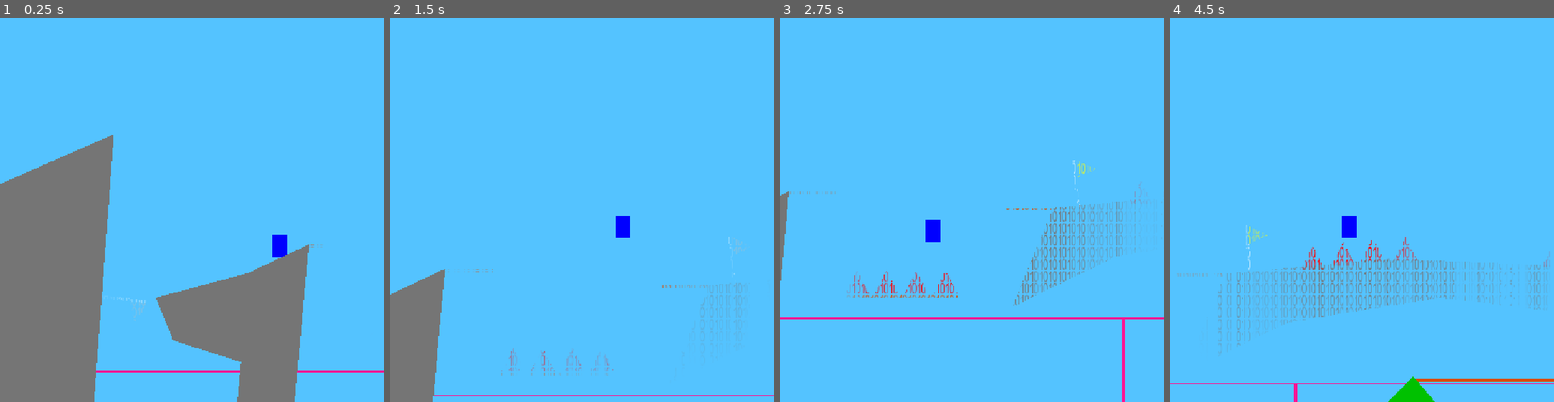
Above: before the commit, frames 1-4 (left to right).
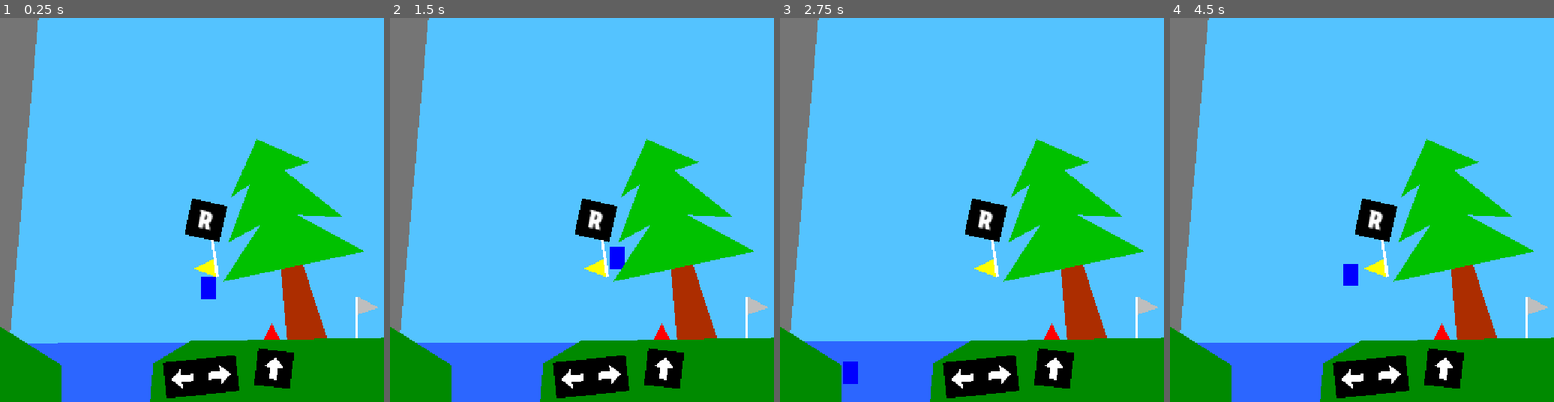
Above: after the commit, the same moments.

Repository: xorblo-doitus/OOB
Game: Godot game, scene res://src/gameplay/world/world.tscn
The game is run twice, just before and just after one commit, with the same random seed, the same clock (stepped at 60 frames per second) and the same inputs.
Inputs:
- Up to frame 1 (0.25 s): no input
- Up to frame 2 (1.5 s): hold D (right) from 0.53 s (still down); tap Space (jump) at 0.77 s
- Up to frame 3 (2.75 s): tap Space (jump) at 1.52 s; release D (right) at 2.03 s; hold Left (left) from 2.03 s (still down)
- Up to frame 4 (4.5 s): release Left (left) at 2.78 s; hold D (right) 2.78-4.28 s; tap Space (jump) at 3.02, 3.77 s; hold Left (left) from 4.28 s (still down)

The runs differ from the first frame. In frame 1, 45% of the frame differs, in the area x 0-100%, y 0-100%; in frame 2, 32%; in frame 3, 32%; in frame 4, 34%.

Commit message:
Made the post true ending easter-egg easier

Diff:
--- a/src/gameplay/world/world.tscn
+++ b/src/gameplay/world/world.tscn
@@ -111,7 +111,7 @@
 [node name="Player" parent="." instance=ExtResource("2_enicr")]
 unique_name_in_owner = true
 z_index = -64
-position = Vector2(27, -181)
+position = Vector2(277, 326)
 
 [node name="Camera2D" type="Camera2D" parent="."]
 unique_name_in_owner = true
@@ -606,12 +606,12 @@
 
 [node name="Spike19" parent="TrueWin/DeathPathReverse" instance=ExtResource("9_afmow")]
 material = ExtResource("5_gag1f")
-position = Vector2(-135, -145)
+position = Vector2(-149, -142)
 rotation = 3.43096
 
 [node name="Spike18" parent="TrueWin/DeathPathReverse" instance=ExtResource("9_afmow")]
 material = ExtResource("5_gag1f")
-position = Vector2(-120, -102)
+position = Vector2(-134, -99)
 rotation = 3.01883
 
 [node name="OOBground3" parent="TrueWin/DeathPathReverse" instance=ExtResource("6_t1arw")]
Not shown, changed: changelog.md
